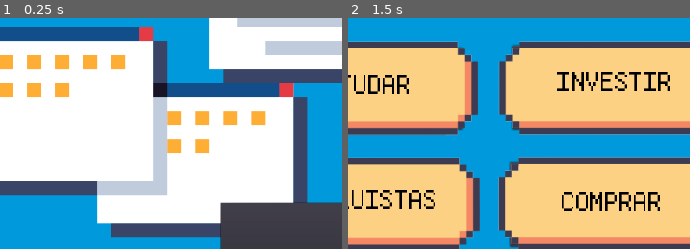
Above: before the commit, frames 1-2 (left to right).
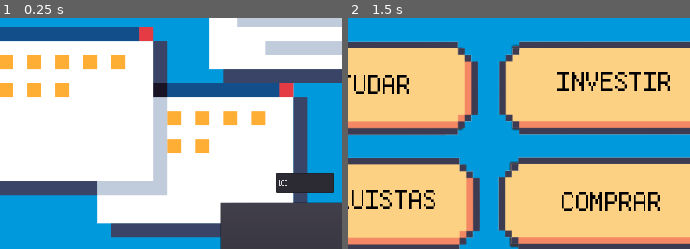
Above: after the commit, the same moments.

Repository: 2022M1T2-Inteli/Make-Me-Rich
Game: Godot game, scene res://Investir.tscn
Same seed, same stepped clock (60 frames per second), same inputs: the game is played once before the commit and once after it. This scene is started directly instead of the project's main scene.
Inputs (mouse positions are % of the whole screen's width and height, from its top left):
- Up to frame 1 (0.25 s): no input
- Up to frame 2 (1.5 s): click (76, 70) at 0.5 s; tap Enter (interacao) at 1.25 s; move the mouse to (76, 44) at 1.27 s; hold Right (ui_right) from 1.28 s (still down); hold X (x) from 1.28 s (still down)
The pictures show only the part of the screen within x 30-80%, y 24-74%; the shares and areas given below are measured in that part.

The runs differ from the first frame. In frame 1, 1.5% of the frame differs, in the area x 80-98%, y 67-76%; in frame 2, nothing differs.

Commit message:
dinheiro no computador

Diff:
--- a/src/godot/Investir.tscn
+++ b/src/godot/Investir.tscn
@@ -7,6 +7,9 @@
 
 [sub_resource type="DynamicFont" id=1]
 size = 41
+font_data = ExtResource( 3 )
+
+[sub_resource type="DynamicFont" id=2]
 font_data = ExtResource( 3 )
 
 [node name="Investir" type="Node2D"]
@@ -46,4 +49,15 @@
 "_edit_use_anchors_": false
 }
 
+[node name="LineEdit" type="LineEdit" parent="computador"]
+margin_left = 315.068
+margin_top = -149.613
+margin_right = 445.068
+margin_bottom = -105.613
+custom_fonts/font = SubResource( 2 )
+text = "100"
+__meta__ = {
+"_edit_use_anchors_": false
+}
+
 [connection signal="pressed" from="computador/ganharDinheiro" to="." method="_on_ganharDinheiro_pressed"]
--- a/src/godot/Node2D.tscn
+++ b/src/godot/Node2D.tscn
@@ -130,11 +130,6 @@
 "name": "walk.direita",
 "speed": 10.0
 }, {
-"frames": [ ExtResource( 14 ) ],
-"loop": true,
-"name": "idle.direita",
-"speed": 5.0
-}, {
 "frames": [ ExtResource( 17 ) ],
 "loop": true,
 "name": "idle.esquerda",
@@ -159,6 +154,11 @@
 "loop": false,
 "name": "idle.costas",
 "speed": 0.0
+}, {
+"frames": [ ExtResource( 14 ) ],
+"loop": true,
+"name": "idle.direita",
+"speed": 5.0
 } ]
 
 [sub_resource type="SpriteFrames" id=38]
Not shown: 1 places in src/godot/Investir.tscn that only renumber resources
